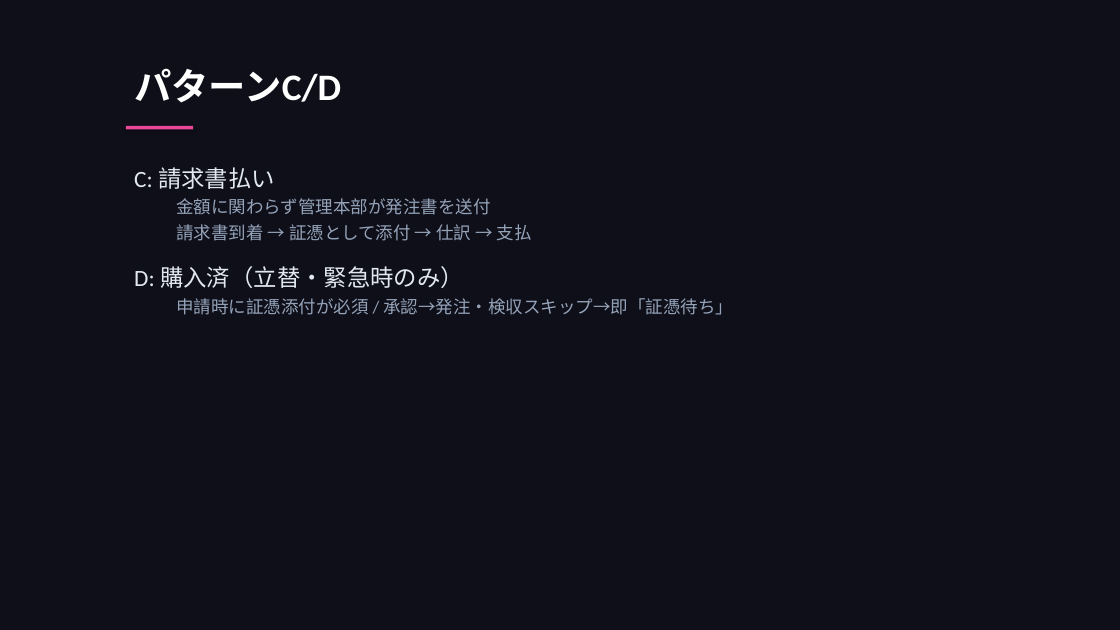
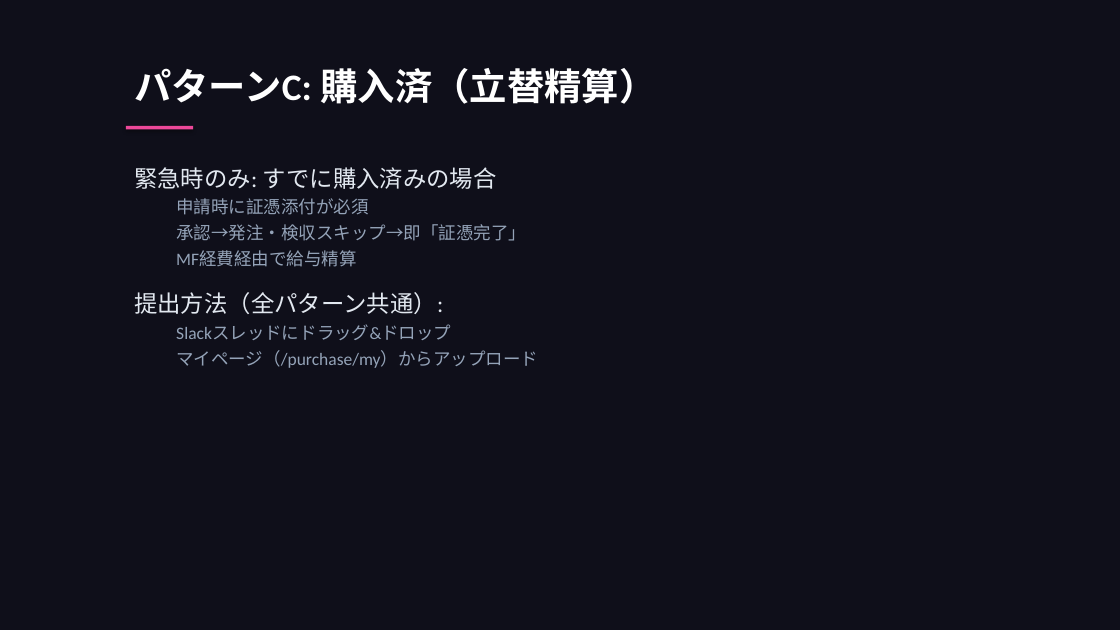
Before and after one commit to takeshiizawa123/next-procurement-poc, a slide deck: slide 8 of docs/operational-guide.pptx. Drawn at 1120x630 pixels with LibreOffice and Linux fonts; fonts in the diff are those of the drawing. Boxes give left, top, right and bottom in pixels: in the first picture for what was removed or moved away, otherwise in the second. Text is boxed around its words. In the diff, an @@ line names an element or a change of style, - is before the commit and + after.

```diff
--- a/docs/operational-guide.pptx
+++ b/docs/operational-guide.pptx
@@ text at (134,68,656,104): text changed @@
-パターンC/D
+パターンC: 購入済（立替精算）
@@ text at (134,167,538,368): text changed @@
-C: 請求書払い
-  金額に関わらず管理本部が発注書を送付
-  請求書到着 → 証憑として添付 → 仕訳 → 支払
-D: 購入済（立替・緊急時のみ）
-  申請時に証憑添付が必須 / 承認→発注・検収スキップ→即「証憑待ち」
+緊急時のみ: すでに購入済みの場合
+  申請時に証憑添付が必須
+  承認→発注・検収スキップ→即「証憑完了」
+  MF経費経由で給与精算
+提出方法（全パターン共通）:
+  Slackスレッドにドラッグ&ドロップ
+  マイページ（/purchase/my）からアップロード
```
Also in this commit, not shown: 9 other slides changed, 1 slide removed, 5 other files.
